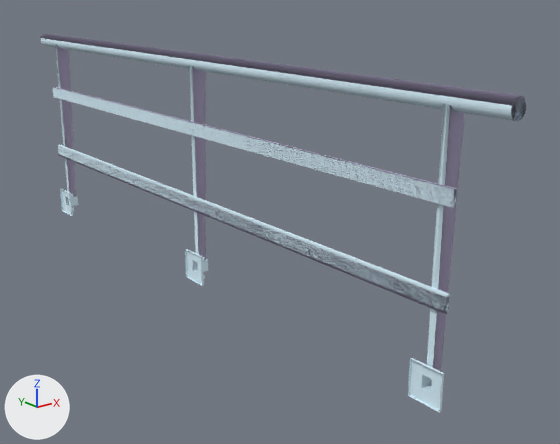
One commit to the Blender file src/props_spytech/spytech_railing02.blend: the scene before it, then after it.
The view is the same before and after, from a camera (50 mm lens) standing at (-75.1, -117.9, 50.4) and looking at (12.1, -8.9, 6.8). Every picture has the same lights, and +X, +Y and +Z are marked at lower left.

The first picture shows 'spytech_railing02', 'spytech_railing02_physics'.
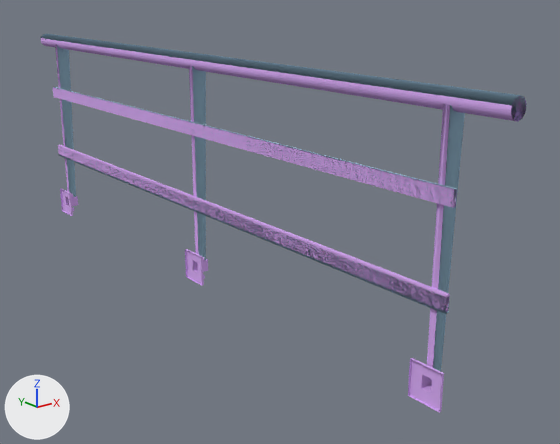
The change in detail:
Material 'spytech_railing' (mat_spytech_railing) changes colour from white #dbf3ff to purple #d7abf3; in linear values from (0.706, 0.895, 0.996) to (0.68, 0.407, 0.899).

Pixel boxes (x1, y1, x2, y2) of what changed, in the pictures (560 x 444 px):
'spytech_railing02', recoloured (white to purple): (40, 38, 527, 412) in both
